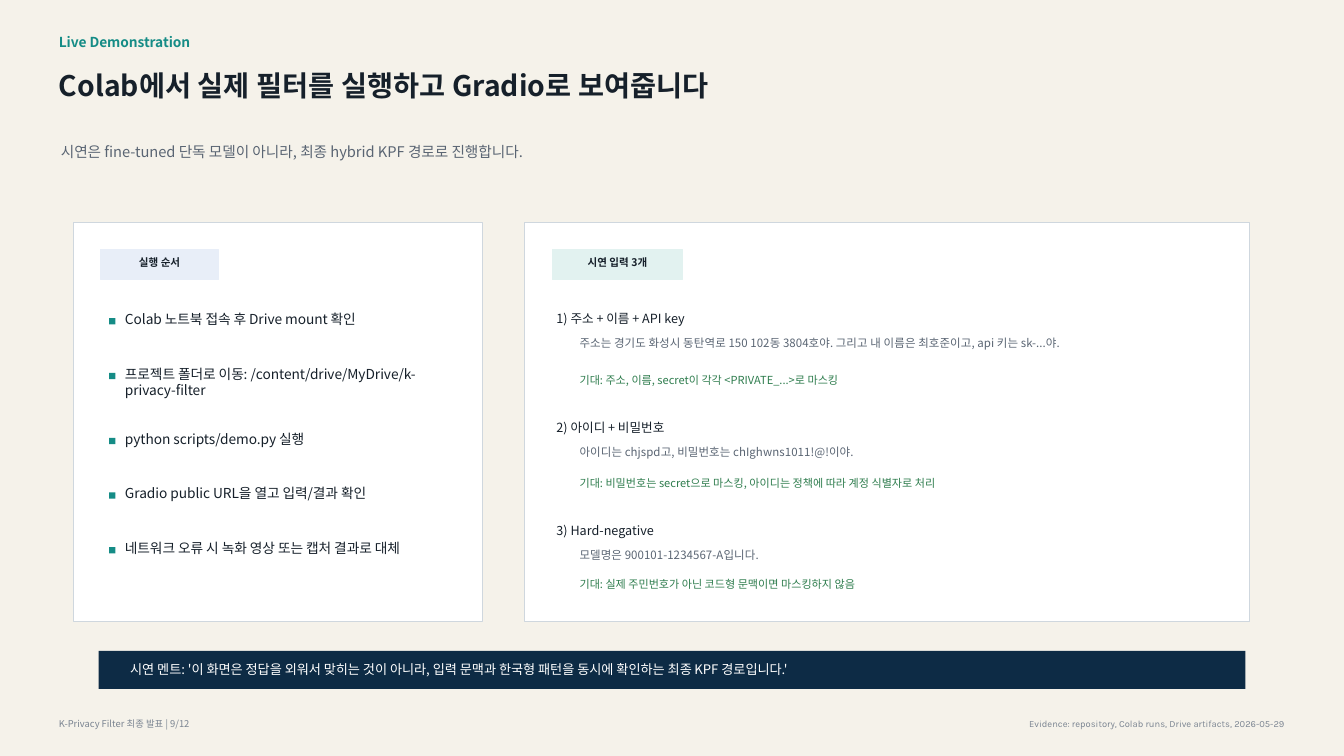
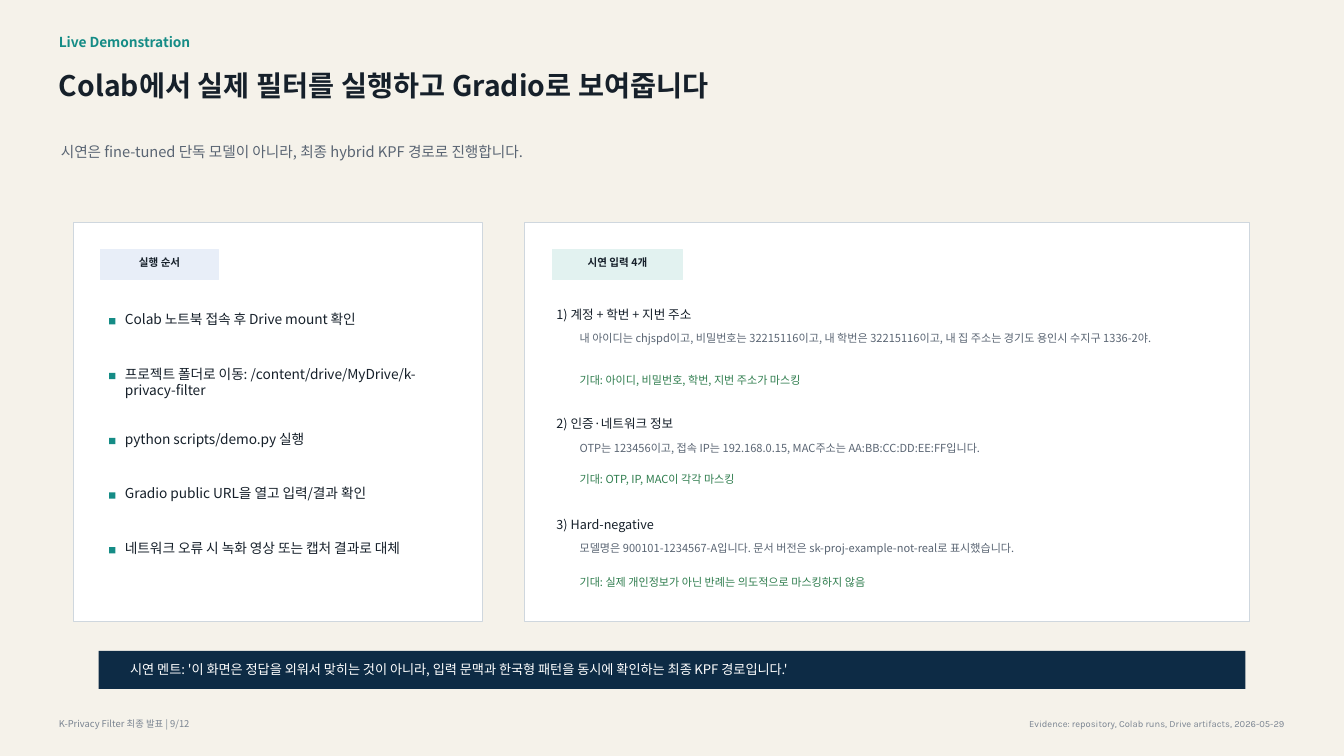
Before and after one commit to helloiamhojun/k-privacy-filter, a slide deck: slide 9 of results/final_presentation/K-Privacy-Filter-final-presentation-20260529.pptx. Drawn at 1344x756 pixels with LibreOffice and Linux fonts; fonts in the diff are those of the drawing. Boxes give left, top, right and bottom in pixels: in the first picture for what was removed or moved away, otherwise in the second. Text is boxed around its words. In the diff, an @@ line names an element or a change of style, - is before the commit and + after.

```diff
--- a/results/final_presentation/K-Privacy-Filter-final-presentation-20260529.pptx
+++ b/results/final_presentation/K-Privacy-Filter-final-presentation-20260529.pptx
@@ text at (x1=588, y1=257, x2=647, y2=267): text changed @@
-시연 입력 3개
+시연 입력 4개
@@ text at (x1=556, y1=308, x2=691, y2=322): text changed @@
-1) 주소 + 이름 + API key
+1) 계정 + 학번 + 지번 주소
@@ text at (x1=580, y1=333, x2=1151, y2=345): text changed; size 8.2 to 7.9 pt @@
-주소는 경기도 화성시 동탄역로 150 102동 3804호야. 그리고 내 이름은 최호준이고, api 키는 sk-...야.
+내 아이디는 chjspd이고, 비밀번호는 32215116이고, 내 학번은 32215116이고, 내 집 주소는 경기도 용인시 수지구 1336-2야.
@@ text at (x1=580, y1=375, x2=801, y2=386): text changed @@
-기대: 주소, 이름, secret이 각각 <PRIVATE_...>로 마스킹
+기대: 아이디, 비밀번호, 학번, 지번 주소가 마스킹
@@ text at (x1=556, y1=417, x2=673, y2=431): text changed @@
-2) 아이디 + 비밀번호
+2) 인증·네트워크 정보
@@ text at (x1=580, y1=443, x2=980, y2=454): text changed; size 8.2 to 7.9 pt @@
-아이디는 chjspd고, 비밀번호는 chIghwns1011!@!이야.
+OTP는 123456이고, 접속 IP는 192.168.0.15, MAC주소는 AA:BB:CC:DD:EE:FF입니다.
@@ text at (x1=580, y1=474, x2=735, y2=485): text changed @@
-기대: 비밀번호는 secret으로 마스킹, 아이디는 정책에 따라 계정 식별자로 처리
+기대: OTP, IP, MAC이 각각 마스킹
@@ text "3) Hard-negative" moved from (x1=556, y1=525, x2=654, y2=538) to (x1=556, y1=519, x2=654, y2=532) @@
@@ text at (x1=580, y1=543, x2=1014, y2=555): text changed; size 8.2 to 7.9 pt @@
-모델명은 900101-1234567-A입니다.
+모델명은 900101-1234567-A입니다. 문서 버전은 sk-proj-example-not-real로 표시했습니다.
@@ text at (x1=580, y1=577, x2=865, y2=587): text changed @@
-기대: 실제 주민번호가 아닌 코드형 문맥이면 마스킹하지 않음
+기대: 실제 개인정보가 아닌 반례는 의도적으로 마스킹하지 않음
```
Also in this commit, not shown: 6 other slides changed, 15 other files.
